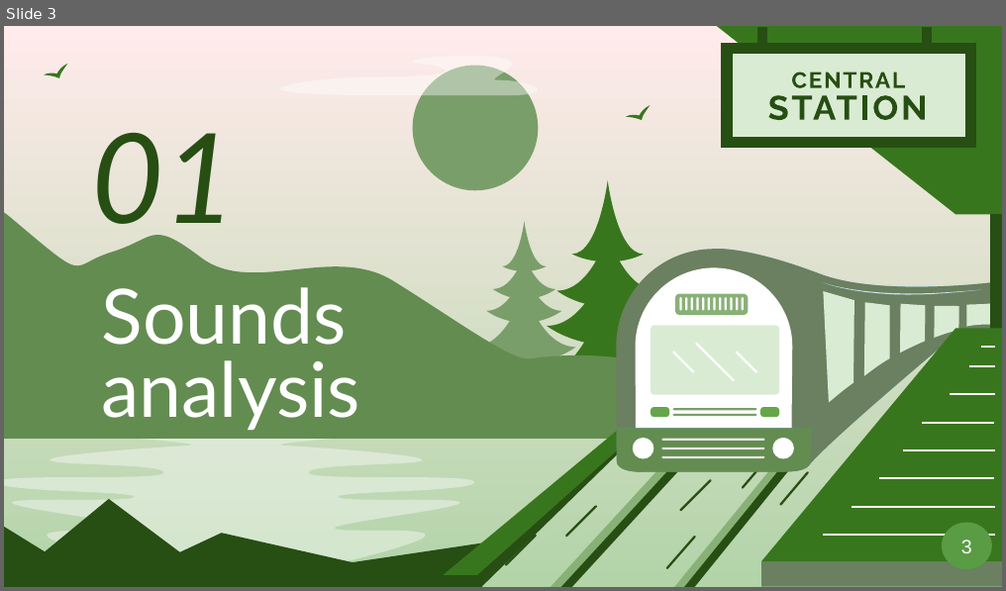
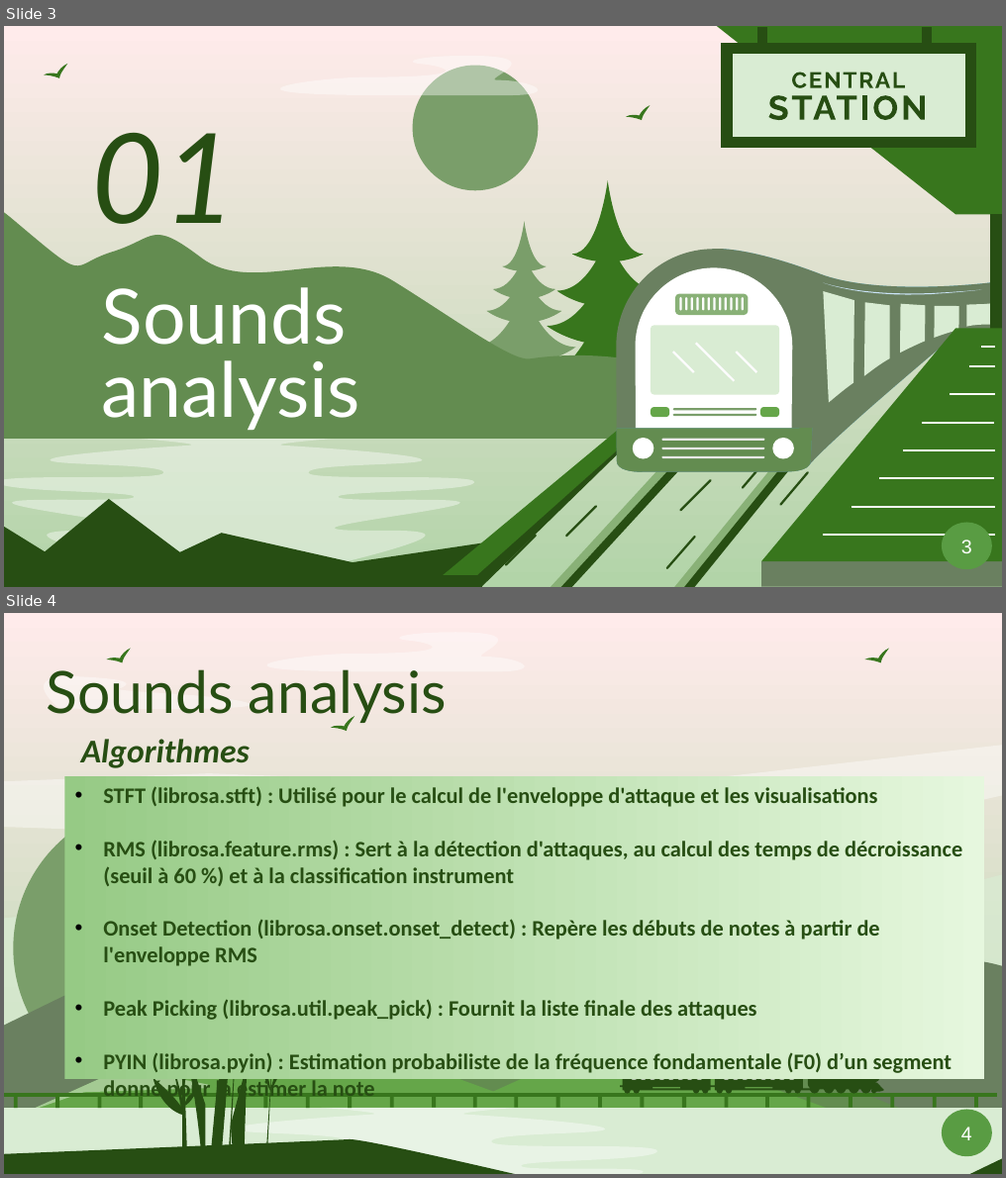
Before and after one commit to Smoother19/MusicAnimation, a slide deck: docs/presentation/PresAlpha.pptx. Shown one above the other, each under a label of ours: slide 3 before the commit, slides 3 and 4 after it. The pictures are 1006x591 and 1006x1178 pixels, drawn with LibreOffice and Linux fonts; fonts in the diff are those of the drawing. Boxes give left, top, right and bottom in pixels: in the first picture for what was removed or moved away, otherwise in the second. Text is boxed around its words. In the diff, an @@ line names an element or a change of style, - is before the commit and + after.

```diff
--- a/docs/presentation/PresAlpha.pptx
+++ b/docs/presentation/PresAlpha.pptx
@@ slide 4 added at [4, 613, 1002, 1174], background gradient #FFEBEB to #B2D4A8 @@
@@ freeform shape added at [176, 632, 548, 671], fill #FFFFFF at 41% opacity @@
@@ title added at [47, 669, 447, 724], 42 pt, text #274E13 @@
+Sounds analysis
@@ freeform shape added at [107, 644, 135, 669], fill #38761D @@
@@ freeform shape added at [865, 644, 893, 669], fill #38761D @@
@@ freeform shape added at [18, 676, 264, 709], fill #FFFFFF at 41% opacity @@
@@ freeform shape added at [330, 712, 358, 739], fill #38761D @@
@@ freeform shape added at [4, 745, 1002, 866], fill #FFFFFF at 41% opacity @@
@@ text added at [81, 739, 250, 806], 24 pt, text #274E13, bold, italic @@
+Algorithmes utilisés
@@ rectangle added at [64, 776, 984, 1079], fill gradient #96CA85 to #E6F7DE, 16 pt, text #274E13, bold @@
+• STFT (librosa.stft) : Utilisé pour le calcul de l'enveloppe d'attaque et les visualisations
+• RMS (librosa.feature.rms) : Sert à la détection d'attaques, au calcul des temps de décroissance (seuil à 60 %) et à la classification instrument
+• Onset Detection (librosa.onset.onset_detect) : Repère les débuts de notes à partir de l'enveloppe RMS
+• Peak Picking (librosa.util.peak_pick) : Fournit la liste finale des attaques
+• PYIN (librosa.pyin) : Estimation probabiliste de la fréquence fondamentale (F0) d’un segment donné pour la estimer la note
@@ freeform shape added at [13, 803, 304, 1094], fill #7A9E6A @@
@@ freeform shape added at [4, 873, 1002, 1066], fill #D9ECD3 at 70% opacity @@
@@ freeform shape added at [4, 962, 558, 1120], fill #6A8060 @@
@@ freeform shape added at [392, 962, 1002, 1120], fill #6A8060 @@
@@ freeform shape added at [655, 962, 1002, 1120], fill #6A8060 @@
@@ freeform shape added at [284, 983, 921, 1118], fill #638C50 @@
@@ freeform shape added at [319, 983, 574, 1101], fill #FFFFFF at 41% opacity @@
@@ freeform shape added at [4, 1012, 590, 1128], fill #65A649 @@
@@ freeform shape added at [24, 1012, 264, 1113], fill #FFFFFF at 41% opacity @@
@@ freeform shape added at [101, 1004, 738, 1139], fill #638C50 @@
@@ group added at [620, 1012, 884, 1094]: 19 freeform shapes @@
@@ freeform shape added at [414, 1038, 878, 1128], fill #65A649 @@
@@ freeform shape added at [4, 1108, 1002, 1174], fill #D9ECD3 @@
@@ freeform shape added at [176, 1108, 661, 1174], fill #FFFFFF at 41% opacity @@
@@ freeform shape added at [942, 1110, 992, 1157], fill #599C43, 14 pt, text #FFFFFF @@
+4
@@ group added at [4, 1093, 997, 1108]: 26 rectangles @@
@@ freeform shape added at [4, 1140, 1002, 1174], fill #274E13 @@
@@ group added at [152, 1004, 324, 1174]: 26 freeform shapes @@
```
Also in this commit, not shown: 14 slides changed, 3 other slides added, 5 slides removed.
